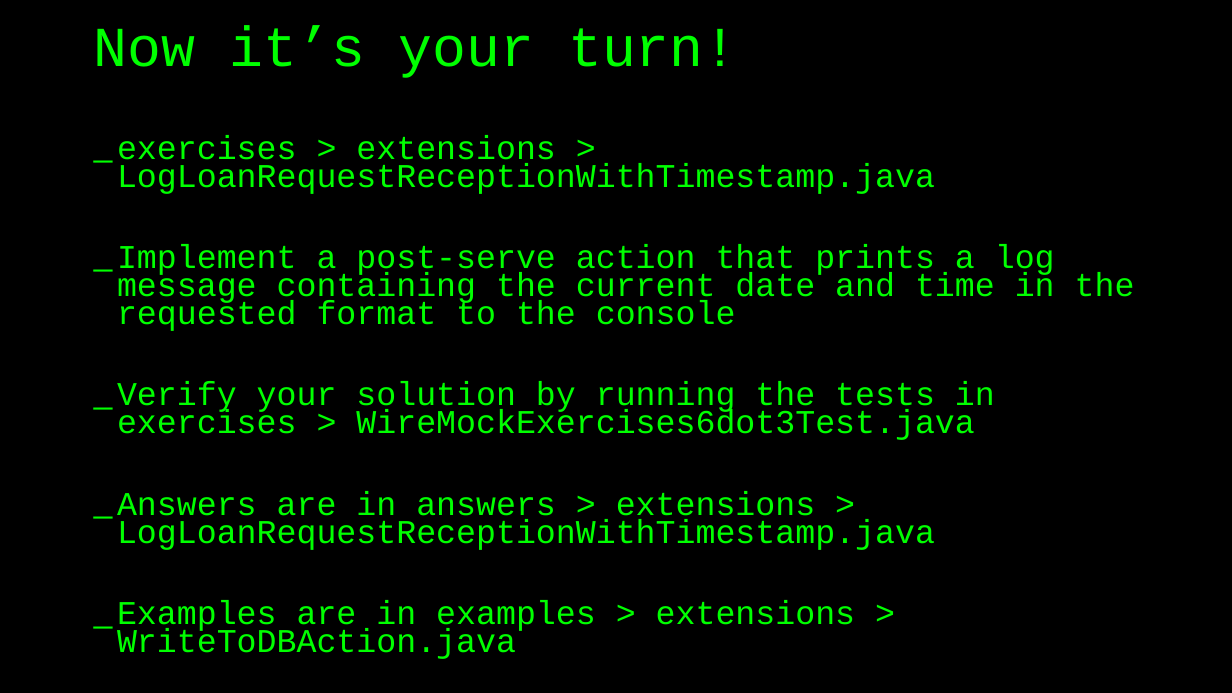
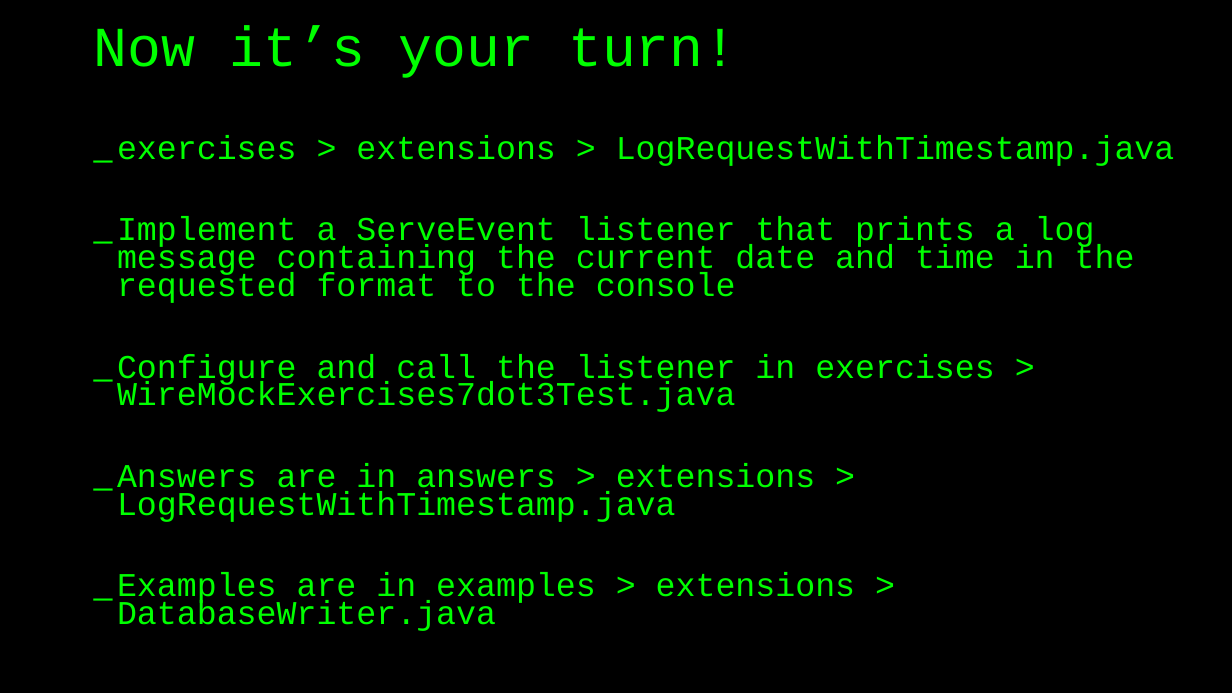
Before and after one commit to basdijkstra/wiremock-workshop, a slide deck: slide 79 of wiremock_workshop.pptx (slide 75 before the commit). Drawn at 1232x693 pixels with LibreOffice and Linux fonts; fonts in the diff are those of the drawing. Boxes give left, top, right and bottom in pixels: in the first picture for what was removed or moved away, otherwise in the second. Text is boxed around its words. In the diff, an @@ line names an element or a change of style, - is before the commit and + after.

Commit message:
Add latest changes to slide deck

```diff
--- a/wiremock_workshop.pptx
+++ b/wiremock_workshop.pptx
@@ text at <box>117,135,1175,631</box>: text changed @@
-_ exercises > extensions > LogLoanRequestReceptionWithTimestamp.java
-_ Implement a post-serve action that prints a log message containing the current date and time in the requested format to the console
-_ Verify your solution by running the tests in exercises > WireMockExercises6dot3Test.java
-_ Answers are in answers > extensions > LogLoanRequestReceptionWithTimestamp.java
-_ Examples are in examples > extensions > WriteToDBAction.java
+_ exercises > extensions > LogRequestWithTimestamp.java
+_ Implement a ServeEvent listener that prints a log message containing the current date and time in the requested format to the console
+_ Configure and call the listener in exercises > WireMockExercises7dot3Test.java
+_ Answers are in answers > extensions > LogRequestWithTimestamp.java
+_ Examples are in examples > extensions > DatabaseWriter.java
```
Also in this commit, not shown: 5 other slides changed, 4 slides added, 2 other files.
